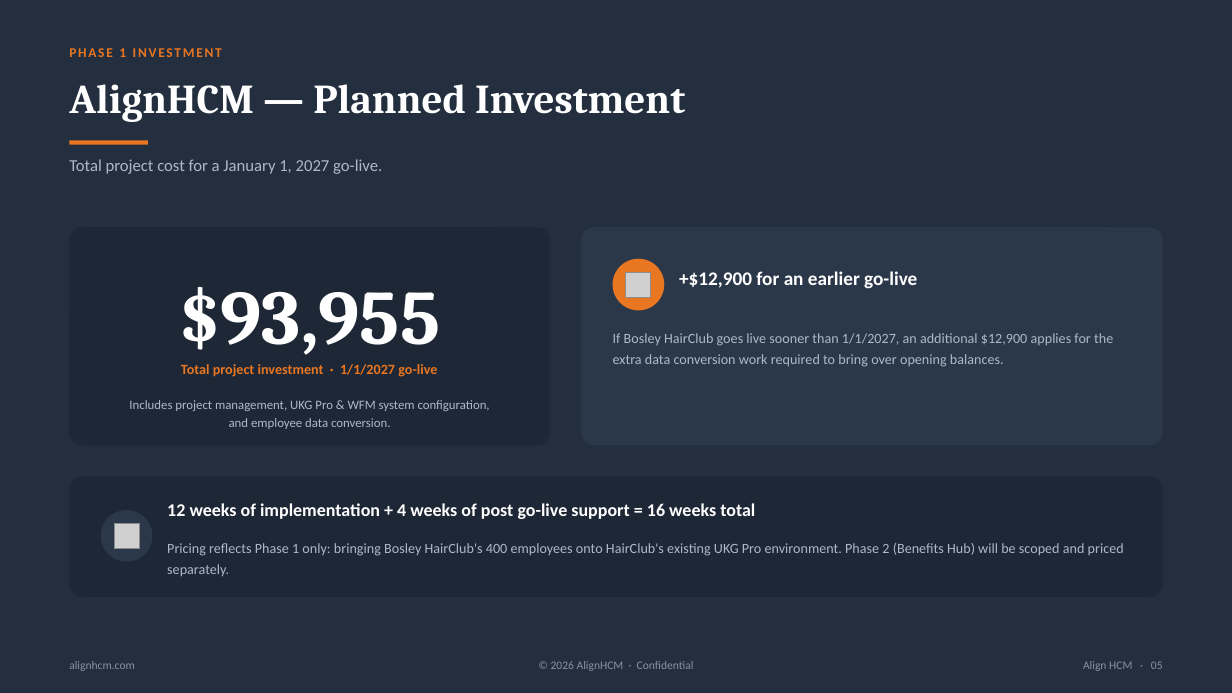
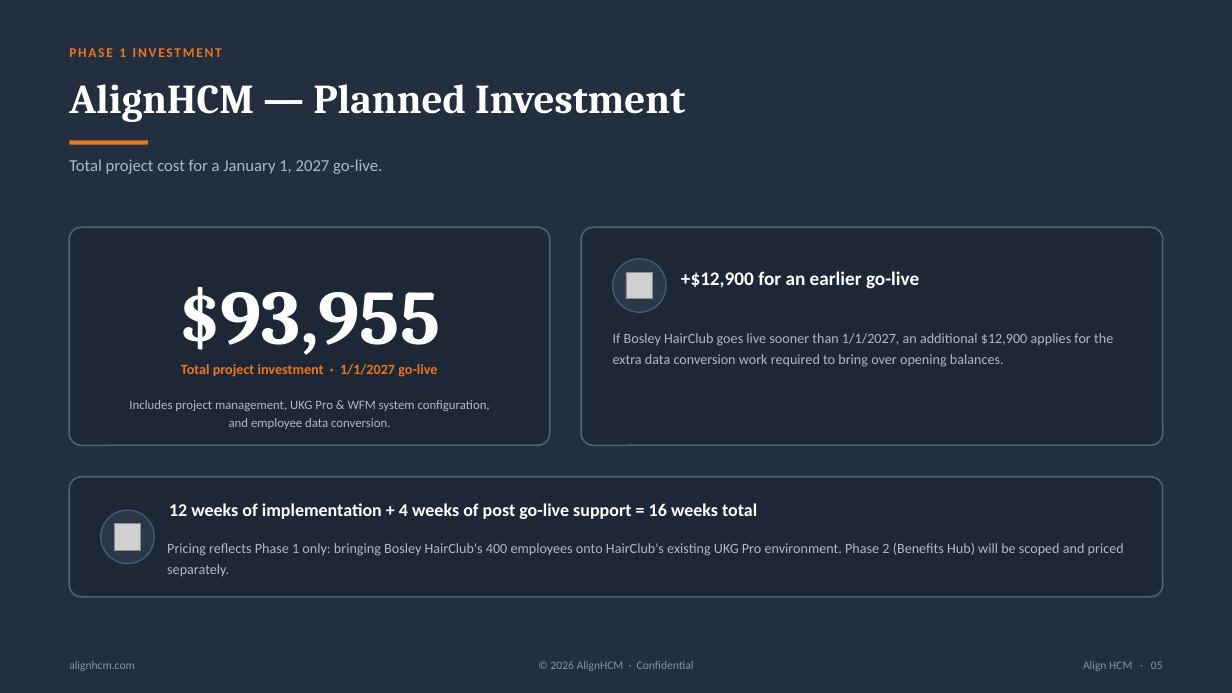
Before and after one commit to dillonmohr8777/client-operations-canonical, a slide deck: slide 5 of clients/align-hcm/deliverables/2026-08-12-bosley-hairclub-ukg-pro-merger-proposal/Align_HCM_Bosley_HairClub_UKG_Pro_Merger.pptx. Drawn at 1232x693 pixels with LibreOffice and Linux fonts; fonts in the diff are those of the drawing; grey boxes stand for pictures. Boxes give left, top, right and bottom in pixels: in the first picture for what was removed or moved away, otherwise in the second. Text is boxed around its words. In the diff, an @@ line names an element or a change of style, - is before the commit and + after.

```diff
--- a/clients/align-hcm/deliverables/2026-08-12-bosley-hairclub-ukg-pro-merger-proposal/Align_HCM_Bosley_HairClub_UKG_Pro_Merger.pptx
+++ b/clients/align-hcm/deliverables/2026-08-12-bosley-hairclub-ukg-pro-merger-proposal/Align_HCM_Bosley_HairClub_UKG_Pro_Merger.pptx
@@ rounded rectangle at [69, 227, 550, 445]: outline none to #55606E 1.25 pt; proportions changed @@
@@ rounded rectangle at [581, 227, 1163, 445]: fill #2B3849 to #1D2735; outline none to #55606E 1.25 pt; proportions changed @@
@@ ellipse at [613, 259, 666, 312]: fill #E97722 to #2B3849; outline none to #4A5C75 1 pt @@
@@ rounded rectangle at [69, 477, 1163, 597]: outline none to #55606E 1.25 pt; proportions changed @@
@@ ellipse at [101, 510, 154, 564]: outline none to #4A5C75 1 pt @@
```
Also in this commit, not shown: 5 other slides changed, 25 other files.
